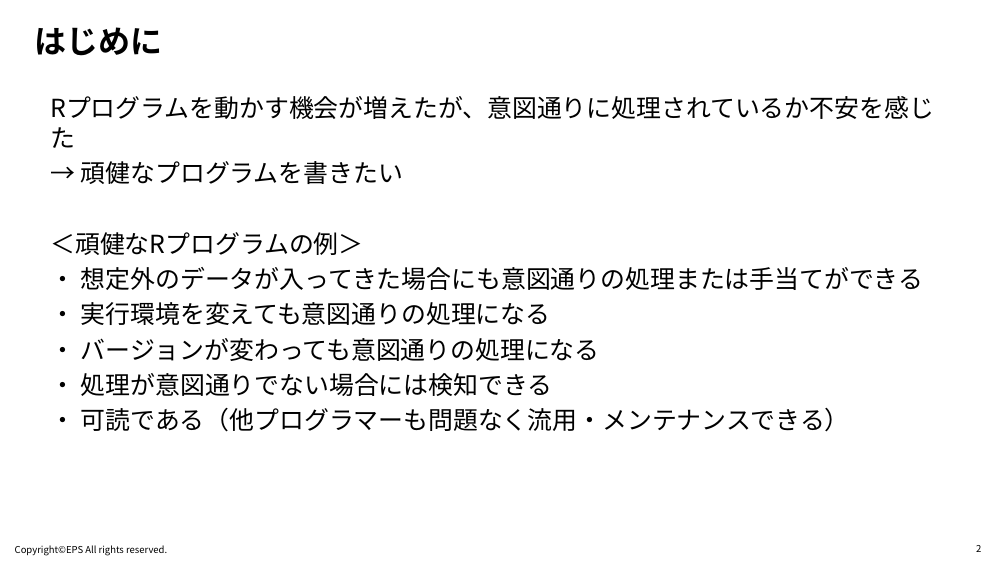
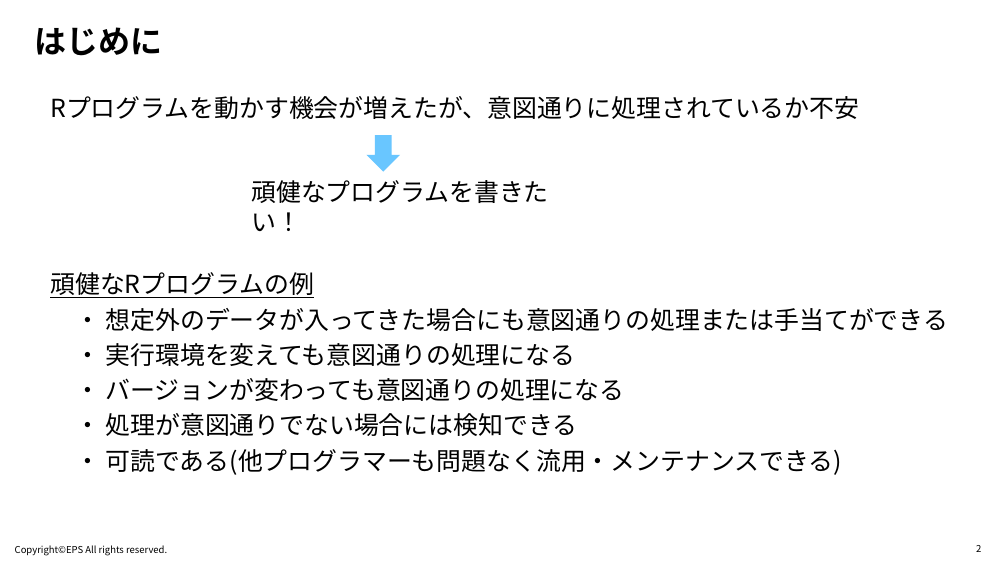
Before and after one commit to R-with-Pharma-Labo/Meetup_1, a slide deck: slide 2 of Materials/1440-1500_Oyama/Rの頑健なコードを書くにはどのような工夫が必要か.pptx. Drawn at 1008x567 pixels with LibreOffice and Linux fonts; fonts in the diff are those of the drawing; background and template pictures are left out. Boxes give left, top, right and bottom in pixels: in the first picture for what was removed or moved away, otherwise in the second. Text is boxed around its words. In the diff, an @@ line names an element or a change of style, - is before the commit and + after.

```diff
--- a/Materials/1440-1500_Oyama/Rの頑健なコードを書くにはどのような工夫が必要か.pptx
+++ b/Materials/1440-1500_Oyama/Rの頑健なコードを書くにはどのような工夫が必要か.pptx
@@ text at <box>50,96,859,298</box>: text changed @@
-Rプログラムを動かす機会が増えたが、意図通りに処理されているか不安を感じた
-→ 頑健なプログラムを書きたい
-＜頑健なRプログラムの例＞
+Rプログラムを動かす機会が増えたが、意図通りに処理されているか不安
+頑健なRプログラムの例
@@ down arrow added at <box>366,135,400,172</box>, fill #69C6FF @@
@@ text added at <box>251,180,548,203</box>, 28 pt, text #000000 @@
+頑健なプログラムを書きたい！
@@ text at <box>75,449,842,475</box>: text changed @@
-・ 可読である（他プログラマーも問題なく流用・メンテナンスできる）
+・ 可読である(他プログラマーも問題なく流用・メンテナンスできる)
```
Also in this commit, not shown: 12 other slides changed.
